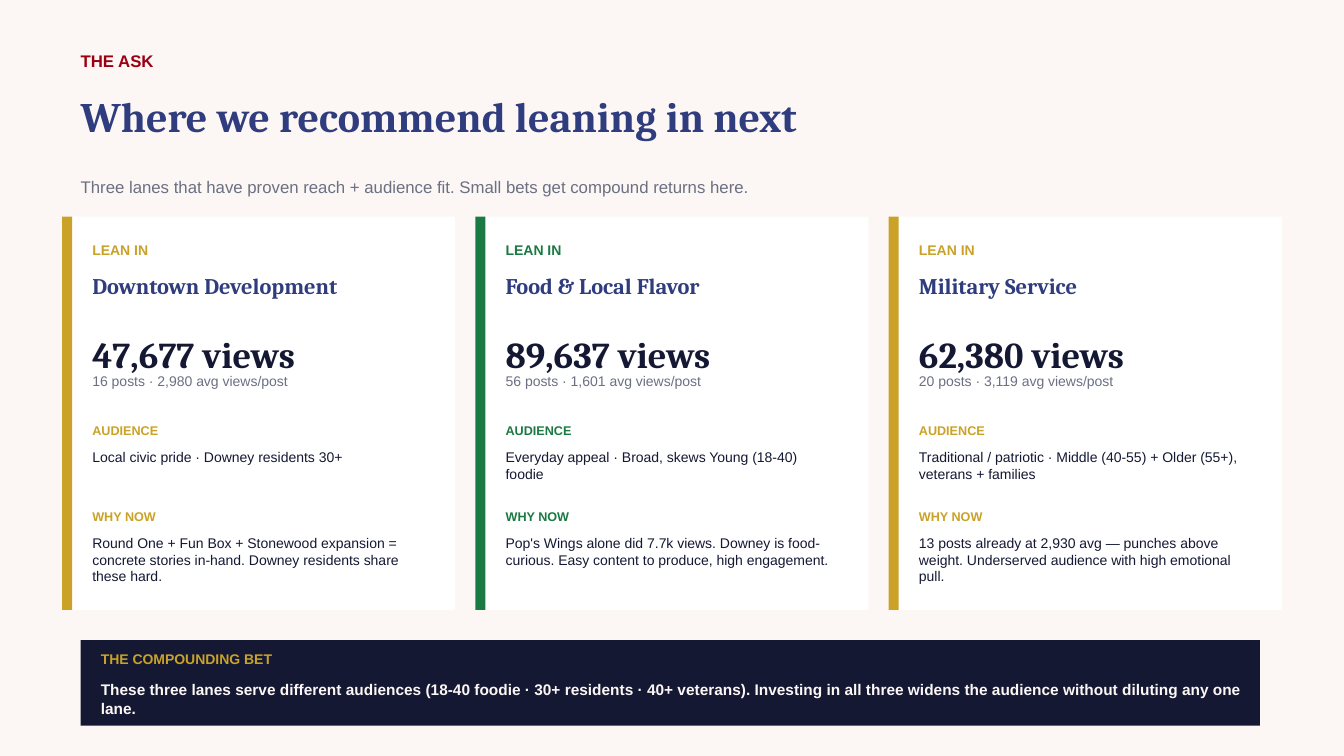
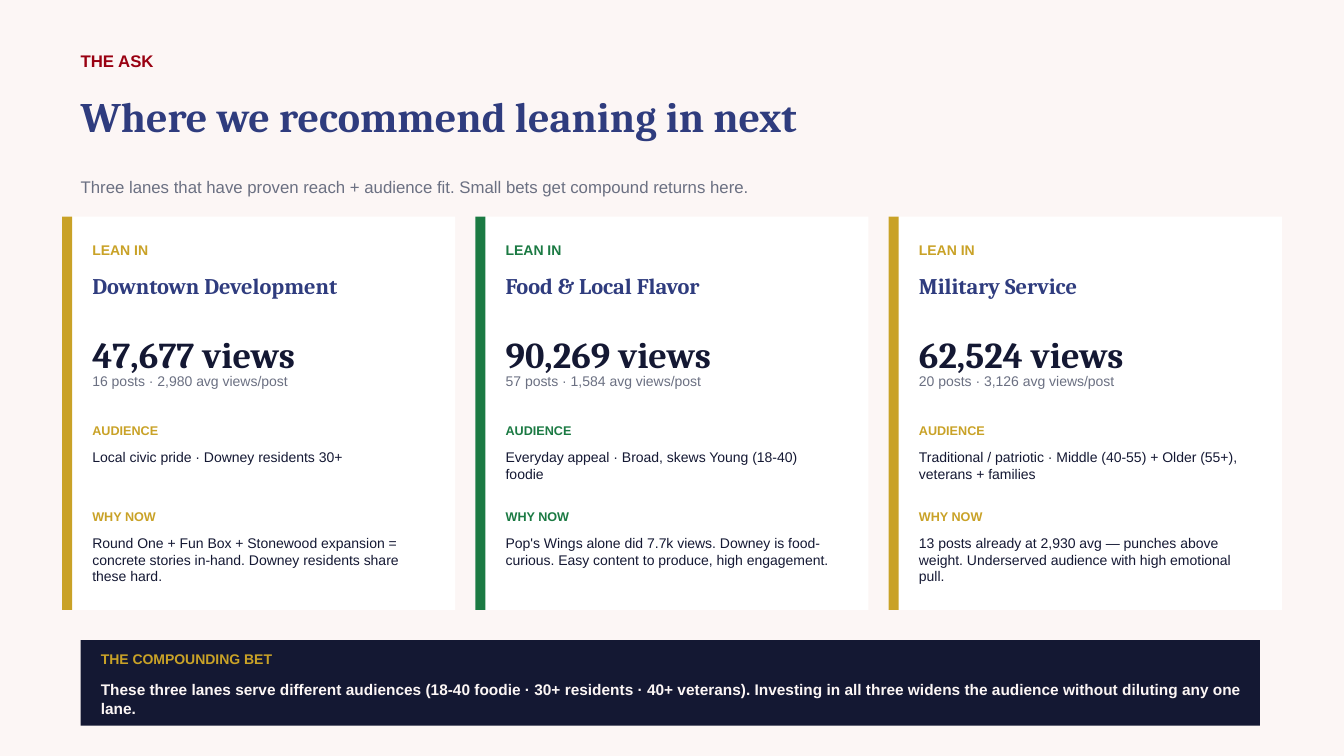
Before and after one commit to zvmmer/talking-downey-kpis, a slide deck: slide 18 of SPONSOR_CONTENT_REPORT.pptx. Drawn at 1344x756 pixels with LibreOffice and Linux fonts; fonts in the diff are those of the drawing. Boxes give left, top, right and bottom in pixels: in the first picture for what was removed or moved away, otherwise in the second. Text is boxed around its words. In the diff, an @@ line names an element or a change of style, - is before the commit and + after.

```diff
--- a/SPONSOR_CONTENT_REPORT.pptx
+++ b/SPONSOR_CONTENT_REPORT.pptx
@@ text at [506,343,711,377]: text changed @@
-89,637 views
+90,269 views
@@ text at [919,343,1124,377]: text changed @@
-62,380 views
+62,524 views
@@ text at [506,376,701,389]: text changed @@
-56 posts · 1,601 avg views/post
+57 posts · 1,584 avg views/post
@@ text at [919,376,1114,389]: text changed @@
-20 posts · 3,119 avg views/post
+20 posts · 3,126 avg views/post
```
Also in this commit, not shown: 9 other slides changed, 5 other files.
